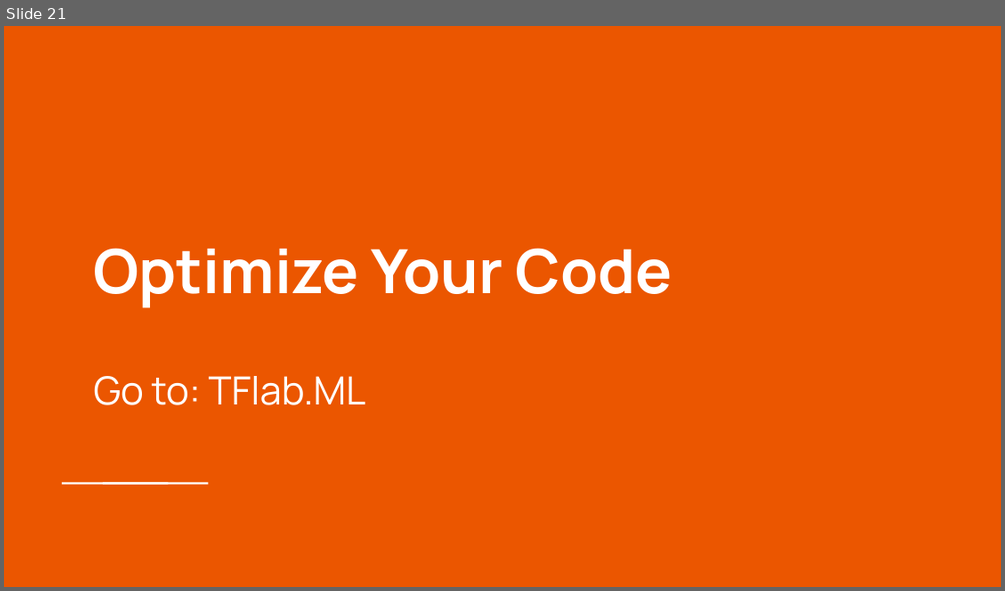
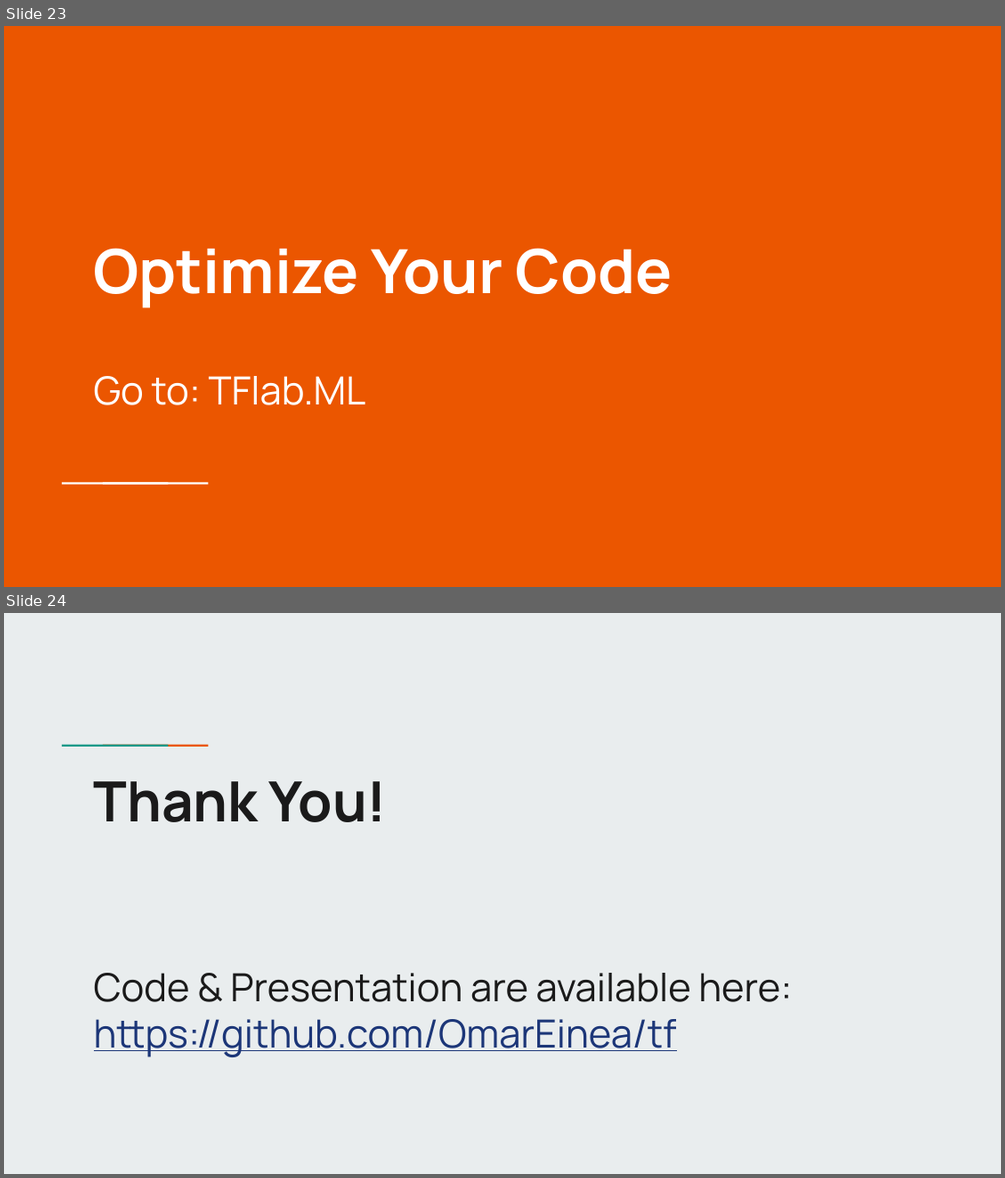
Before and after one commit to OmarEinea/tf, a slide deck: presentation.pptx. Shown one above the other, each under a label of ours: slide 21 before the commit, slides 23 and 24 after it. The pictures are 1005x591 and 1005x1178 pixels, drawn with LibreOffice and Linux fonts; fonts in the diff are those of the drawing. Boxes give left, top, right and bottom in pixels: in the first picture for what was removed or moved away, otherwise in the second. Text is boxed around its words. In the diff, an @@ line names an element or a change of style, - is before the commit and + after.

```diff
--- a/presentation.pptx
+++ b/presentation.pptx
@@ slide 24 added at (4,613,1001,1174), background #E9EDEE @@
@@ rectangle added at (95,743,136,747), fill #1A9988 @@
@@ rectangle added at (135,743,176,747), fill #EB5600 @@
@@ title added at (94,781,792,1057), 28 pt, text #1A1A1A @@
+Thank You!
+Code & Presentation are available here:
+https://github.com/OmarEinea/tf
@@ what was slide 21 is now slide 23 @@
```
Also in this commit, not shown: 3 slides changed, 2 other slides added, 2 other files.
